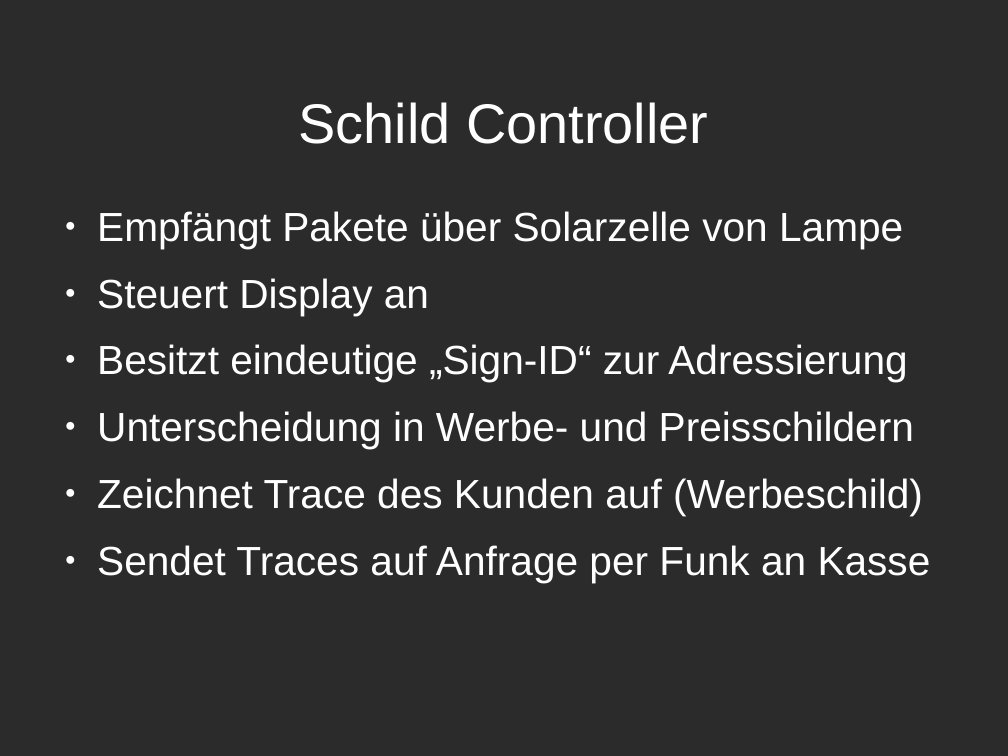
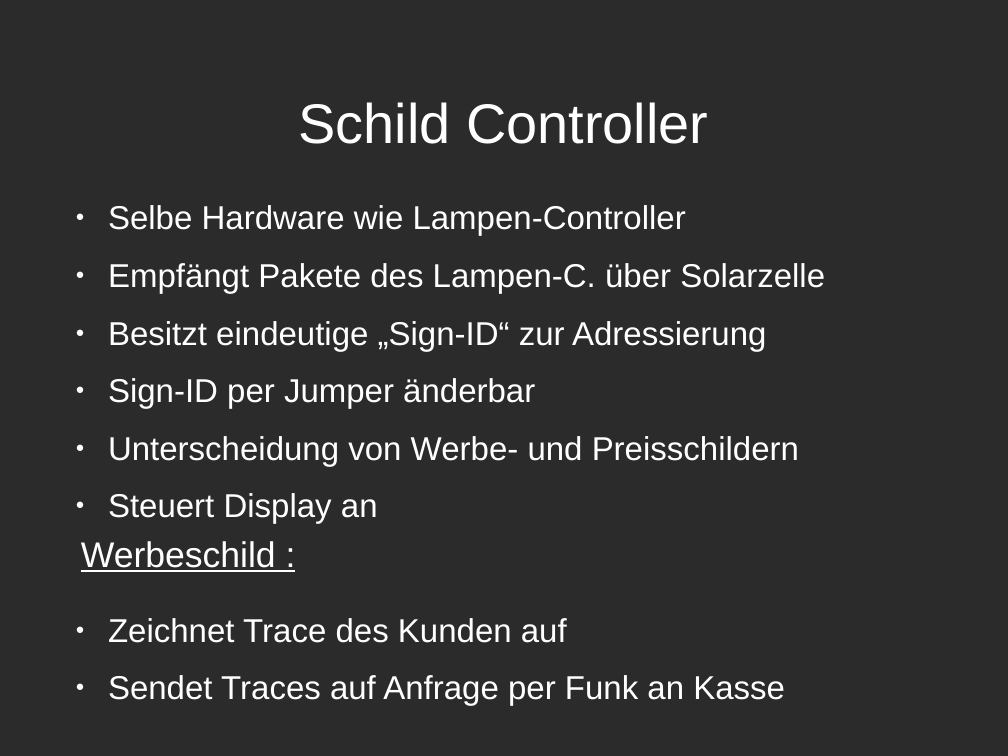
Before and after one commit to Niondir/rika-led, a slide deck: slide 2 of präsentation 3/part 2/p2-pr3.odp. Drawn at 1008x756 pixels with LibreOffice and Linux fonts; fonts in the diff are those of the drawing; background and template pictures are left out; a plain dark background stands for a picture behind light text. Boxes give left, top, right and bottom in pixels: in the first picture for what was removed or moved away, otherwise in the second. Text is boxed around its words. In the diff, an @@ line names an element or a change of style, - is before the commit and + after.

```diff
--- a/präsentation 3/part 2/p2-pr3.odp
+++ b/präsentation 3/part 2/p2-pr3.odp
@@ text "Selbe Hardware wie Lampen-Controller" moved from (x1=97, y1=211, x2=931, y2=582) to (x1=108, y1=205, x2=825, y2=706) @@
@@ text at (x1=108, y1=205, x2=825, y2=466): text changed; size 32 to 26 pt @@
-● Empfängt Pakete über Solarzelle von Lampe
+● Selbe Hardware wie Lampen-Controller
+● Empfängt Pakete des Lampen-C. über Solarzelle
+● Besitzt eindeutige „Sign-ID“ zur Adressierung
+● Sign-ID per Jumper änderbar
+● Unterscheidung von Werbe- und Preisschildern
@@ text at (x1=108, y1=493, x2=785, y2=706): size 32 to 26 pt in "Steuert Display an", "Sendet Traces auf Anfrage per Funk an ..." @@
@@ text added at (x1=81, y1=541, x2=276, y2=572), 28 pt, text #FFFFFF, underline @@
+Werbeschild :
@@ text at (x1=108, y1=618, x2=567, y2=643): text changed; size 32 to 26 pt @@
-● Besitzt eindeutige „Sign-ID“ zur Adressierung
-● Unterscheidung in Werbe- und Preisschildern
-● Zeichnet Trace des Kunden auf (Werbeschild)
+● Zeichnet Trace des Kunden auf
```
Also in this commit, not shown: 5 other slides changed, 1 other file.
